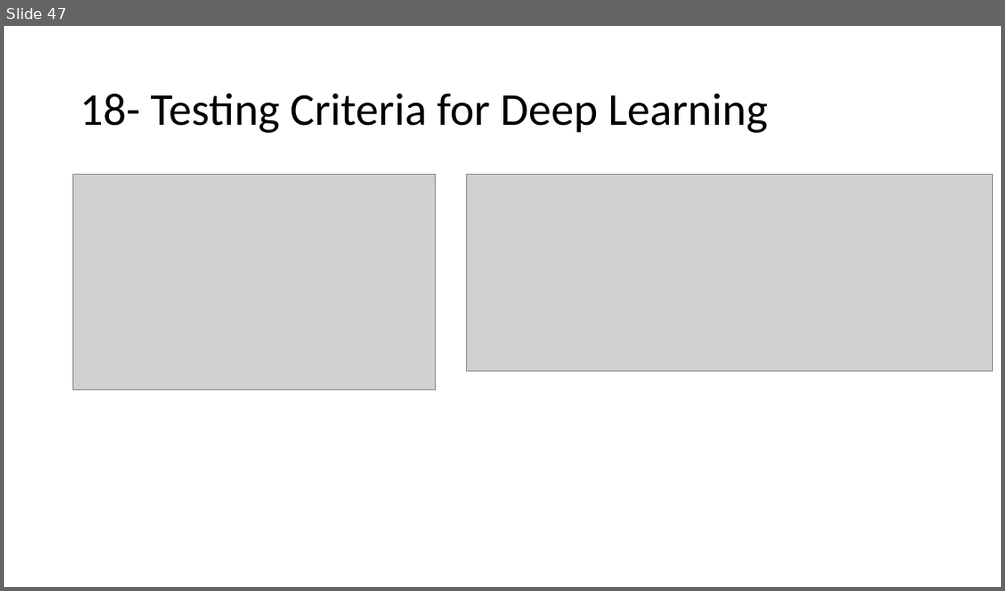
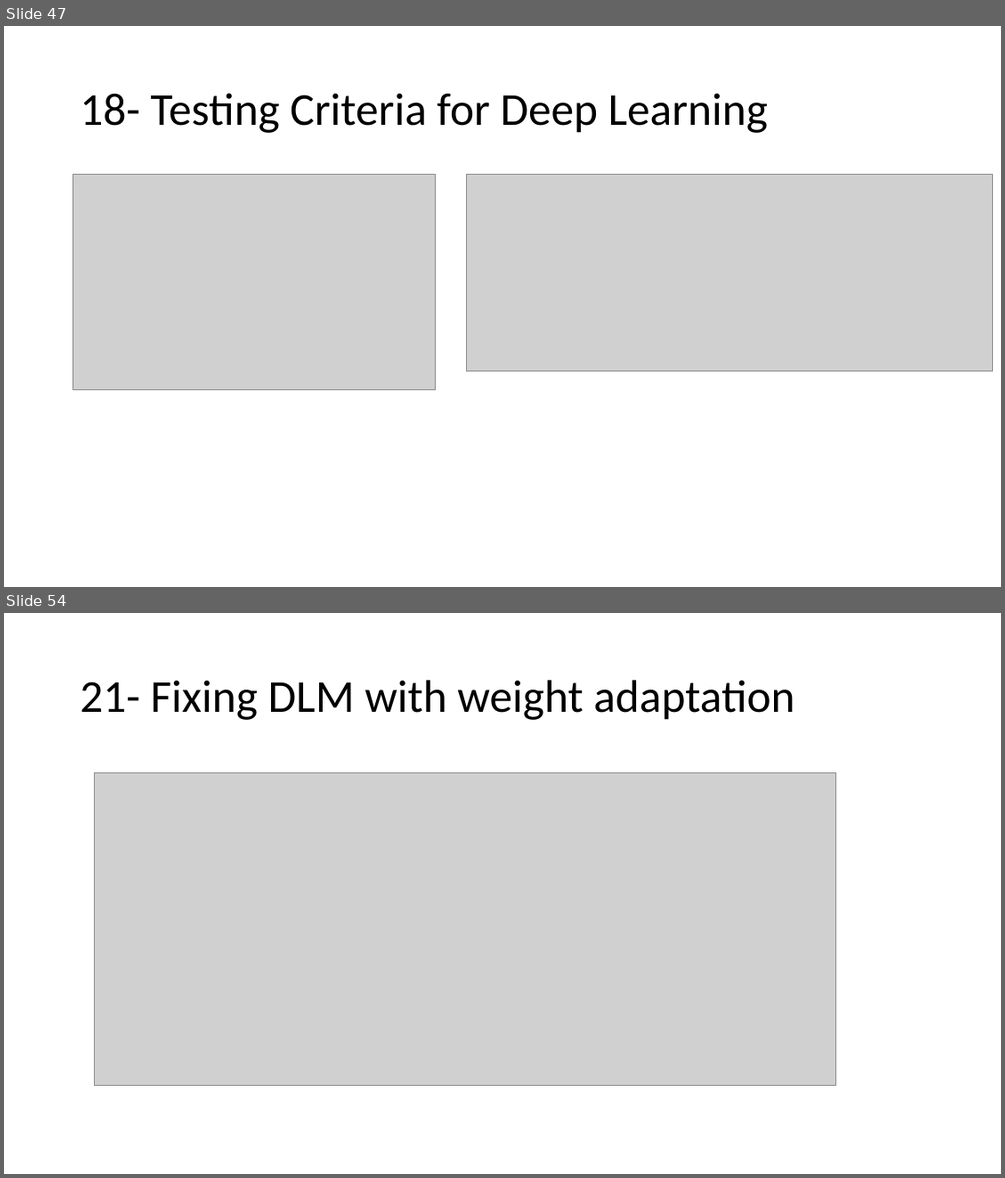
Before and after one commit to AhmadM-DL/SEML, a slide deck: SEML.pptx. Shown one above the other, each under a label of ours: slide 47 before the commit, slides 47 and 54 after it; the slides between them are not shown. The pictures are 1005x591 and 1005x1178 pixels, drawn with LibreOffice and Linux fonts; fonts in the diff are those of the drawing; grey boxes stand for pictures. Boxes give left, top, right and bottom in pixels: in the first picture for what was removed or moved away, otherwise in the second. Text is boxed around its words. In the diff, an @@ line names an element or a change of style, - is before the commit and + after.

```diff
--- a/SEML.pptx
+++ b/SEML.pptx
@@ slide 54 added at box(4, 613, 1001, 1174), background #FFFFFF @@
@@ title added at box(80, 680, 794, 720), 44 pt, text #000000 @@
+21- Fixing DLM with weight adaptation
@@ picture added at box(94, 772, 835, 1086) @@
```
Also in this commit, not shown: 17 slides changed, 9 other slides added, 1 other file.
